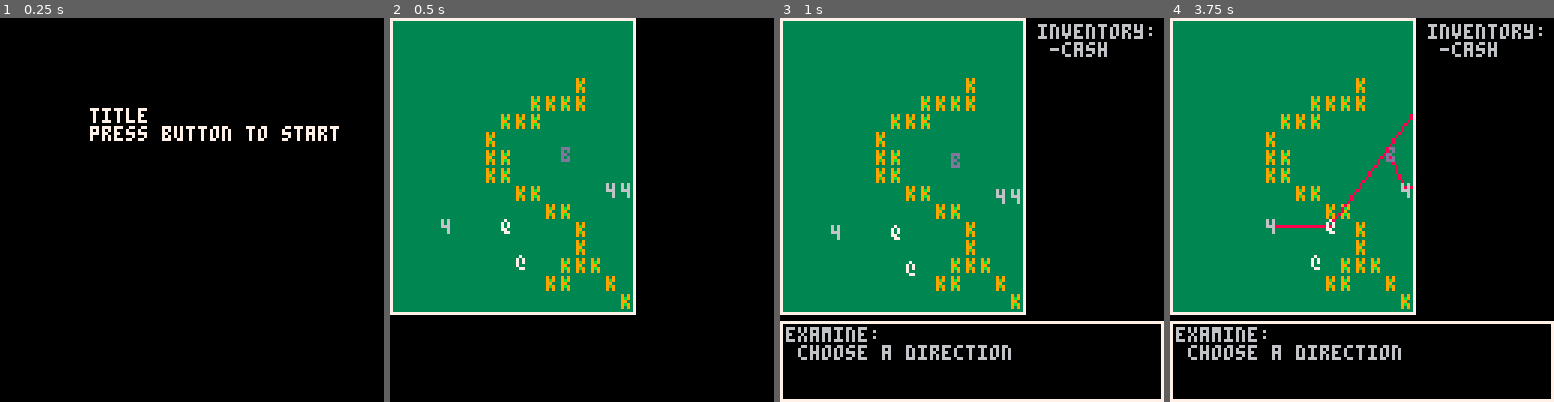
Above: before the commit, frames 1-4 (left to right).
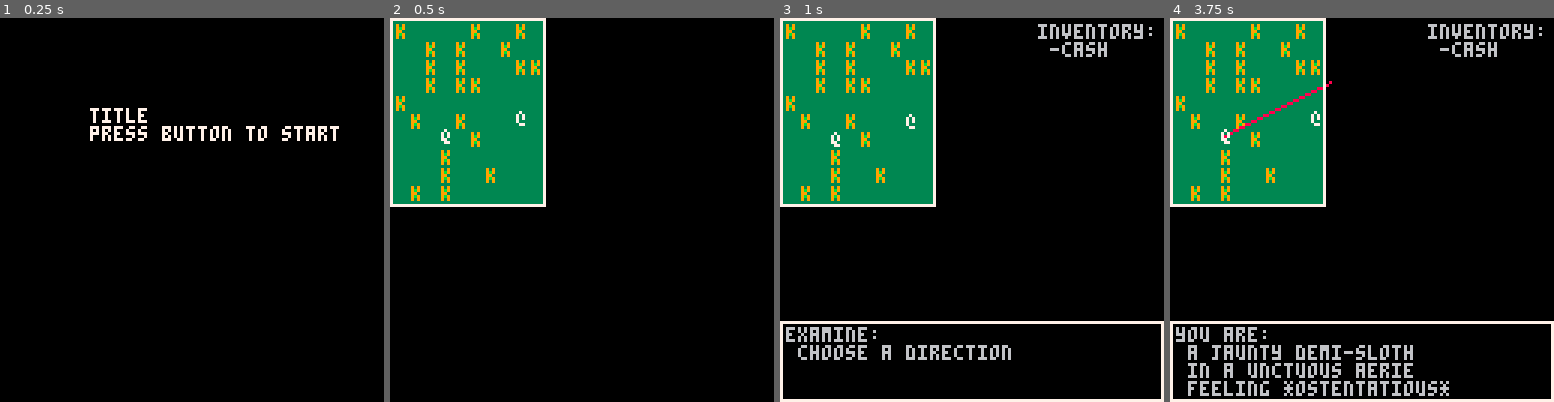
Above: after the commit, the same moments.

Repository: arnodick/castle
Game: PICO-8 cartridge castle.p8
The game is run twice, just before and just after one commit, with the same random seed, the same clock (stepped at 60 frames per second) and the same inputs.
Inputs:
- Up to frame 1 (0.25 s): no input
- Up to frame 2 (0.5 s): tap X (X key) at 0.33 s
- Up to frame 3 (1 s): tap O (Z key) at 0.7 s
- Up to frame 4 (3.75 s): tap X (X key) at 1.07, 1.85, 2.97 s; hold Right 1.6-2.1 s; tap O (Z key) every 0.4 s from 1.7 to 3.7 s; hold Up 2.15-2.42 s; hold Right 2.47-3.03 s; hold Left 3.08-3.58 s; hold Down from 3.63 s (still down)

Frame 1 is identical in both runs. In frame 2, 33% of the frame differs, in the area x 0-65%, y 0-78%; in frame 3, 33%; in frame 4, 36%, in the area x 0-73%, y 0-99%.

Commit message:
weird shit

Diff:
--- a/castle.p8
+++ b/castle.p8
@@ -331,7 +331,13 @@
 	--mx+my=sector from map to load into room[]
 	for b=0,rooms[level].sector_s-1 do
 		for a=0,rooms[level].sector_s-1 do
-			room[a+sx*rooms[level].sector_s][b+sy*rooms[level].sector_s]=mget(a+mx*rooms[level].sector_s,b+my*rooms[level].sector_s)
+			--room[a+sx*rooms[level].sector_s][b+sy*rooms[level].sector_s]=mget(a+mx*rooms[level].sector_s,b+my*rooms[level].sector_s)
+			local rand=rnd(1)
+			local cell=0
+			if rand<0.2 then cell=2 end
+			if rand<0.01 then cell=3 end
+			if rand<0.005 then cell=4 end
+			room[a+sx*rooms[level].sector_s][b+sy*rooms[level].sector_s]=cell
 		end
 	end
 end
@@ -515,10 +521,13 @@
 			d[b]=comparedistance(a,tars[b])
 		end
 		if d[2]<d[1]
-		and rltns[actortypes[a.t][level+1].rl].ha==actortypes[tars[2].t][level+1].rl then
+		and rltns[actortypes[a.t][level+1].rl].ha==actortypes[tars[2].t][level+1].rl
+		and d[2]<6 then
 			a.tar=tars[2]
 			return followactor(a,tars[2])
-		elseif actors.items[1]!=nil then
+		elseif actors.items[1]!=nil
+		and d[1]<20
+		then
 			a.tar=tars[1]
 			return followactor(a,tars[1])
 		else
@@ -582,9 +591,9 @@
 						a.attackpwr=1
 					else
 						a.attackpwr=2
+						dropitem(t)
 					end
 					t.hit=a.attackpwr
-					dropitem(t)
 					moveactor(t,d)
 				else
 					sfx(1)
@@ -615,6 +624,8 @@
 			room[a.x][a.y]=a.t
 			a.secx=flr(a.x/rooms[level].sector_s)*rooms[level].sector_s*cellw
 			a.secy=flr(a.y/rooms[level].sector_s)*rooms[level].sector_s*cellh
+		elseif cell==2 then
+			moveactor(a,2^flr(rnd(4)))
 		else
 		 return true
 		end
@@ -673,14 +684,14 @@
 end
 
 function doitem(m,it)
-	quitmenu(m,m.t,false)
 	del(p.inventory,it)
 	if it==4 then
-		quitmenu(m,3,false)
+		changemenu(m,3)
 	elseif it==6 then
 		p.hit=0
-		--m.me={}
-		taketurn()
+		quitmenu(m,m.t,true)
+--		m.me={}
+--		m.me[1]="recovered!"
 	end
 end
 
@@ -771,10 +782,14 @@
 	end
 end
 
+function changemenu(m,ty)
+	m.sel=1
+	m.t=ty
+end
+
 function quitmenu(m,ty,tu)
 	m.control=not m.control
-	m.sel=1
-	m.t=ty
+	changemenu(m,ty)
 	if tu then
 		taketurn()
 	end
@@ -885,7 +900,7 @@
 	if s==1 then
 		rltns_c=4
 		actortypes_i(level,rltns_c)
-		rooms_i(16,4)
+		rooms_i(10,4)
 		loadmap(rooms[level].room_w,rooms[level].sector_a)
 		players={}
 		add(players,makeactor(1,flr(rnd(rooms[level].room_w)),flr(rnd(rooms[level].room_w))))
